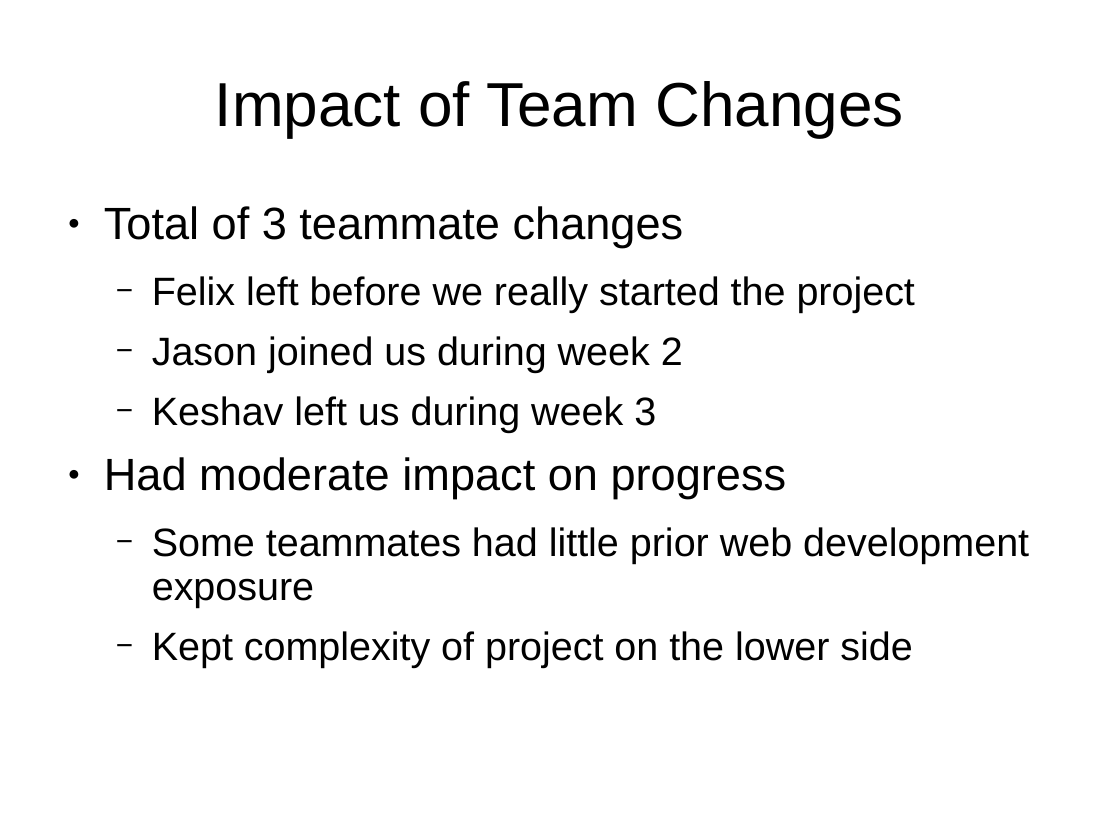
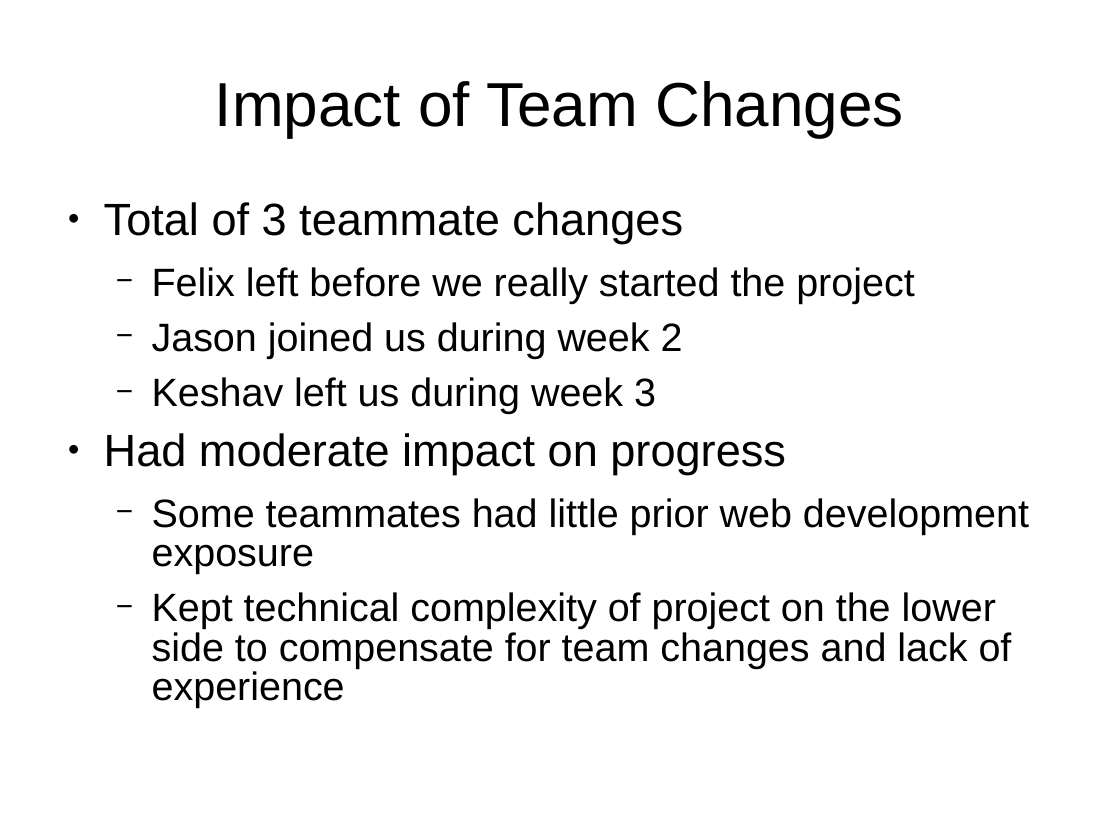
Before and after one commit to CIS3296SoftwareDesignF21/Lichess-Multi-Board-Analysis-Tool, a slide deck: slide 20 of Presentation.ppt. Drawn at 1120x840 pixels with LibreOffice and Linux fonts; fonts in the diff are those of the drawing. Boxes give left, top, right and bottom in pixels: in the first picture for what was removed or moved away, otherwise in the second. Text is boxed around its words. In the diff, an @@ line names an element or a change of style, - is before the commit and + after.

```diff
--- a/Presentation.ppt
+++ b/Presentation.ppt
@@ text at box(104, 202, 1029, 574): line spacing 0.93 to 0.83 @@
@@ text at box(152, 592, 1012, 708): text changed @@
-  − Kept complexity of project on the lower side
+  − Kept technical complexity of project on the lower side to compensate for team changes and lack of experience
```
Also in this commit, not shown: 3 other slides changed, 6 slides added.
